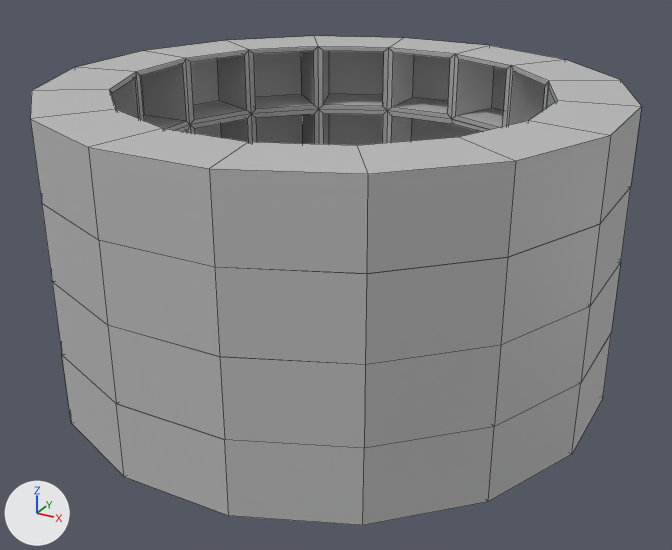
Renders of the FBX model UnityGame/Brainz/Assets/Maya Imports/SecondLevel.fbx from each side of a commit.
The view is the same before and after, from a 50 mm camera at (0.1304, -0.2354, 0.1473) aimed at (0.0041, -0.0058, 0.0325). The lights are fixed; the arrows at lower left show +X, +Y and +Z. Mesh edges are drawn as thin lines. Where no turn or scale is listed for an object, it has been applied to the vertices.

The first picture shows 'Ring16Segments', 'Ring16Segments3', 'Ring16Segments4', 'Ring16Segments7'.
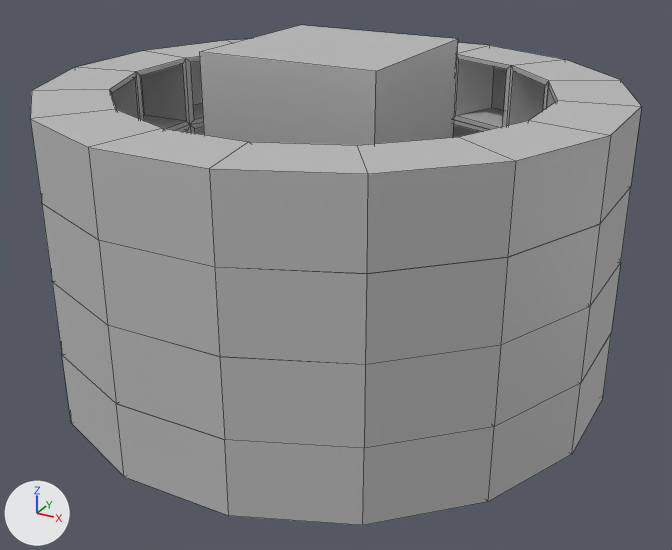
Location of each change, (x1, y1, x2, y2) in pixels of the pictures (672 x 550 px):
'Glass2', added: after (199, 25, 458, 145)

The change in detail:
Mesh me_mesh_009_1 is new.
It has 32 vertices, 34 faces and spans x -0.027..0.027, y -0.027..0.027, z -0.0522..0.0522.
It uses material mat_lambert1 (grey #bcbcbc).
Object 'Glass2' (ob_glass2) is new; it shows me_mesh_009_1.
Its location is (0.0, 0.0, 0.0485).
